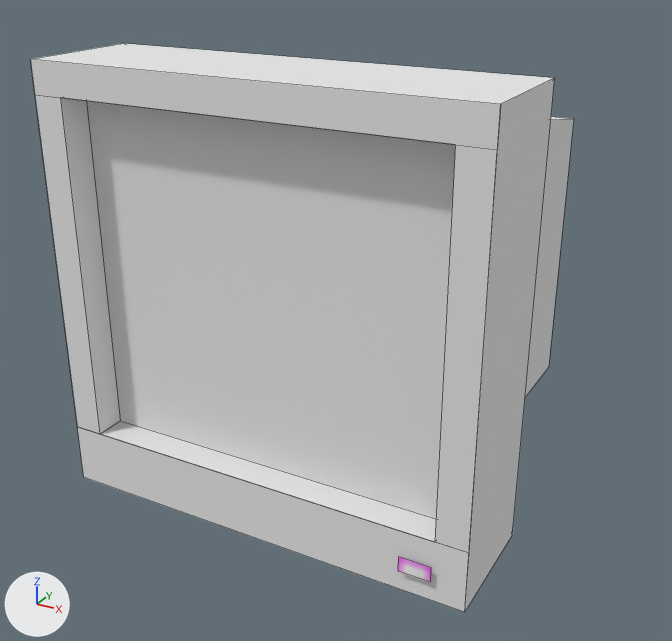
What one commit did to the Blender file src/main/resources/assets/eln/model/DataloggerCRTFloor/DataloggerCRTFloor.blend.
Both versions are drawn from a camera (50 mm lens) standing at (0.859, -1.669, 1.115) and looking at (-0.017, -0.076, 0.319). The lights are fixed; the arrows at lower left show +X, +Y and +Z. Mesh edges are drawn as thin lines.

The older version as bpy lines, for what is in view:
```python
me_led = bpy.data.meshes.new('led')
me_led.from_pydata(...)  # 4 vertices, 1 face; spans x -1.0..1.0, y -0.5..0.5, z 0.0
me_led.materials.append(mat_crtdisplay_png)  # picture img_crtdisplay_png
me_main = bpy.data.meshes.new('main')
me_main.from_pydata(...)  # 28 vertices, 22 faces; spans x -0.438..0.438, y -0.438..0.438, z 0.0..0.875
me_main.materials.append(mat_material)  # white #e7e7e7
ob_led = bpy.data.objects.new('led', me_led)
ob_led.location = (0.344, -0.448, 0.062)
ob_led.rotation_euler = (1.571, 0.0, 0.0)  # degrees (90, 0, 0)
ob_led.scale = (0.0312, 0.0312, 1.0)
ob_main = bpy.data.objects.new('main', me_main)
ob_main.location = (0.0, 0.0, 0.0)
```
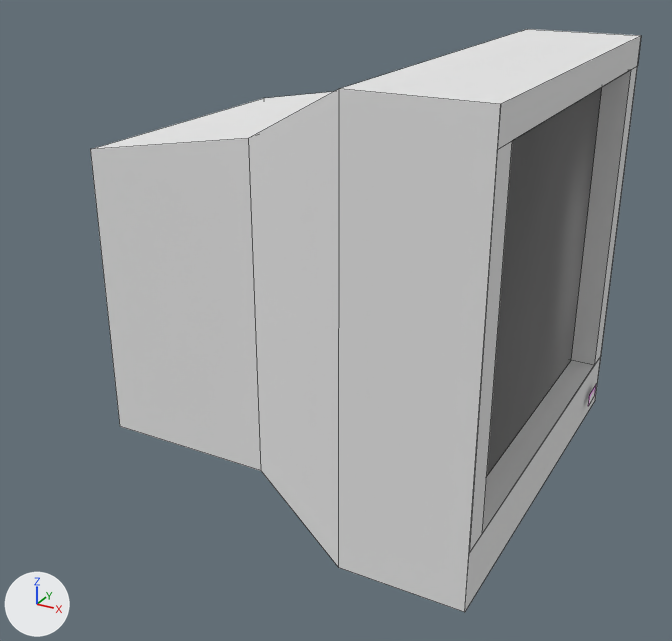
Pixel boxes (x1, y1, x2, y2) of what changed, in the pictures (672 x 641 px):
'main', turned: before (30, 43, 574, 612); after (90, 29, 641, 612)
'reflection', added: after (487, 87, 602, 476)
'led', moved, turned: before (398, 557, 431, 582); after (588, 385, 596, 406)

The change, as a list of edits to the scene's bpy script:
```text
Add img_reflection_png:
    img_reflection_png = load_image('Reflection.png', 'Reflection.png', 256, 128, 'sRGB')
Add mat_reflection_png:
    mat_reflection_png = principled_material('Reflection.png')
    mat_reflection_png.texture = img_reflection_png
Add me_reflection:
    me_reflection.from_pydata(...)  # 4 vertices, 1 face; spans x -0.375..0.375, y 0.056, z -0.312..0.375
    me_reflection.materials.append(mat_reflection_png)  # picture img_reflection_png
Change ob_led:
    ob_led.location: (0.344, -0.448, 0.062) -> (0.448, 0.344, 0.062)
    ob_led.rotation_euler: (1.571, 0.0, 0.0) -> (1.571, 0.0, 1.571)  # degrees (90, 0, 0) -> degrees (90, 0, 90)
Change ob_main:
    ob_main.rotation_euler: (0.0, 0.0, 0.0) -> (0.0, 0.0, 1.571)  # degrees (0, 0, 0) -> degrees (0, 0, 90)
Add ob_reflection:
    ob_reflection = bpy.data.objects.new('reflection', me_reflection)
    ob_reflection.location = (0.438, 0.0, 0.438)
    ob_reflection.rotation_euler = (0.0, 0.0, 1.571)  # degrees (0, 0, 90)
```
